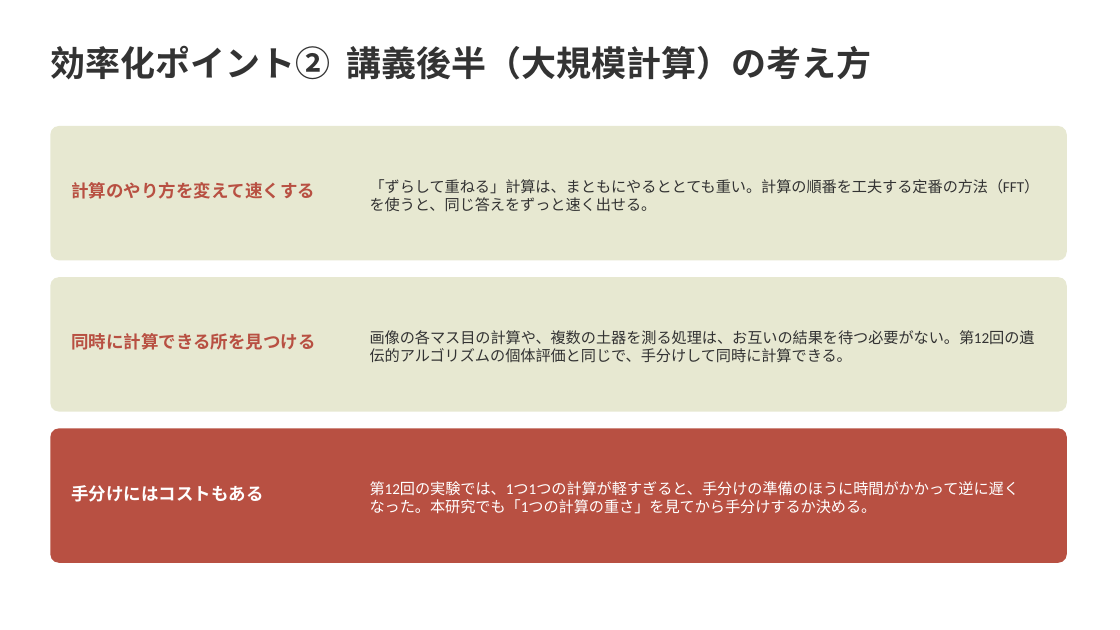
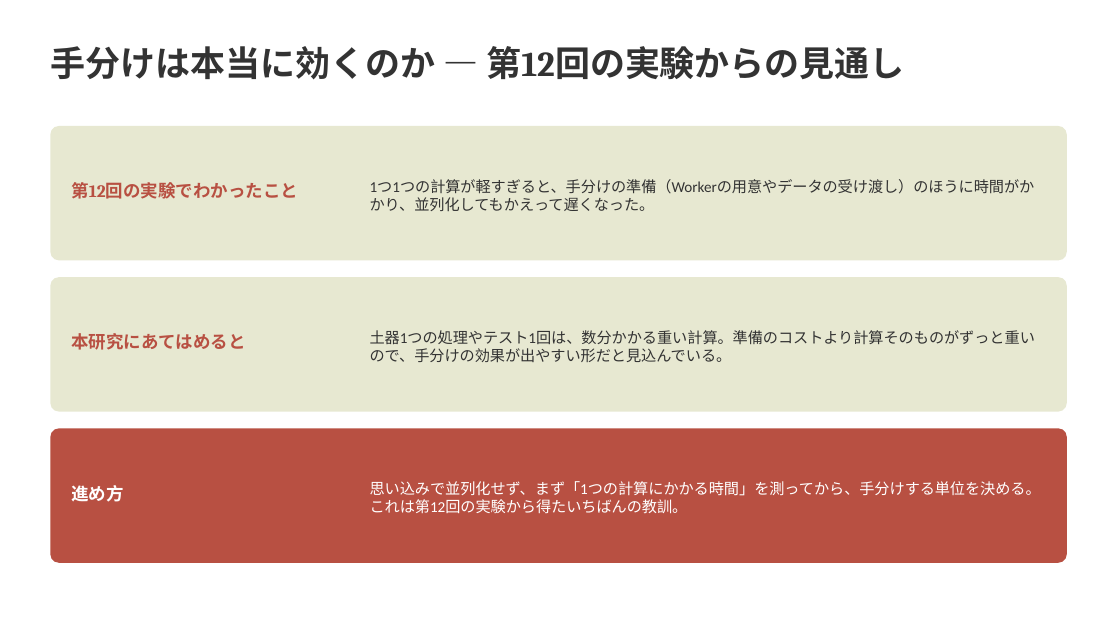
Before and after one commit to Ryusan09/MultivariatAanalysis, a slide deck: slide 8 of 13/第13回発表_修士研究と大規模計算.pptx. Drawn at 1120x630 pixels with LibreOffice and Linux fonts; fonts in the diff are those of the drawing. Boxes give left, top, right and bottom in pixels: in the first picture for what was removed or moved away, otherwise in the second. Text is boxed around its words. In the diff, an @@ line names an element or a change of style, - is before the commit and + after.

```diff
--- a/13/第13回発表_修士研究と大規模計算.pptx
+++ b/13/第13回発表_修士研究と大規模計算.pptx
@@ text at [50, 46, 905, 79]: text changed @@
-効率化ポイント② 講義後半（大規模計算）の考え方
+手分けは本当に効くのか — 第12回の実験からの見通し
@@ text at [370, 179, 1035, 211]: text changed @@
-「ずらして重ねる」計算は、まともにやるととても重い。計算の順番を工夫する定番の方法（FFT）を使うと、同じ答えをずっと速く出せる。
+1つ1つの計算が軽すぎると、手分けの準備（Workerの用意やデータの受け渡し）のほうに時間がかかり、並列化してもかえって遅くなった。
@@ text at [71, 182, 298, 199]: text changed @@
-計算のやり方を変えて速くする
+第12回の実験でわかったこと
@@ text at [71, 333, 245, 350]: text changed @@
-同時に計算できる所を見つける
+本研究にあてはめると
@@ text at [370, 330, 1035, 362]: text changed @@
-画像の各マス目の計算や、複数の土器を測る処理は、お互いの結果を待つ必要がない。第12回の遺伝的アルゴリズムの個体評価と同じで、手分けして同時に計算できる。
+土器1つの処理やテスト1回は、数分かかる重い計算。準備のコストより計算そのものがずっと重いので、手分けの効果が出やすい形だと見込んでいる。
@@ text at [71, 485, 123, 502]: text changed @@
-手分けにはコストもある
+進め方
@@ text at [370, 481, 1041, 513]: text changed @@
-第12回の実験では、1つ1つの計算が軽すぎると、手分けの準備のほうに時間がかかって逆に遅くなった。本研究でも「1つの計算の重さ」を見てから手分けするか決める。
+思い込みで並列化せず、まず「1つの計算にかかる時間」を測ってから、手分けする単位を決める。これは第12回の実験から得たいちばんの教訓。
```
Also in this commit, not shown: 4 other slides changed, 1 slide removed.
